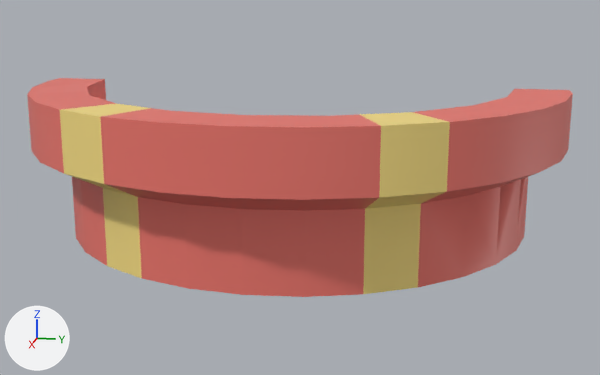
Renders of the FBX model metroid-UNITY(vrtk)/Assets/Resources/br-m-pipe-orangeA.fbx from each side of a commit.
Both versions are drawn from a 50 mm camera at (7.942, 0.588, 2.851) aimed at (5.454, 0.091, 2.229). Lighting does not change. The marker at lower left points along +X, +Y and +Z. Where no turn or scale is listed for an object, it has been applied to the vertices. Vertices at the same position are counted once.

Objects in the first picture: 'pipeA_orange_m'.
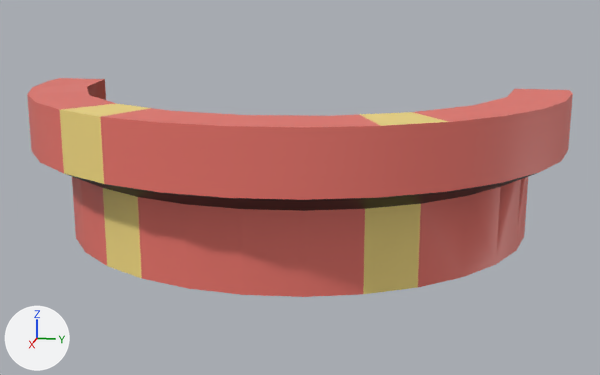
What changed in the scene script:
```text
Add mat_z_solid_black:
    mat_z_solid_black = principled_material('z_solid_black')
    mat_z_solid_black.base_color = (0.0, 0.0, 0.0)  # black #000000
Add mat_z_solid_red:
    mat_z_solid_red = principled_material('z_solid_red')
    mat_z_solid_red.base_color = (0.486, 0.0314, 0.0)  # orange #b93200
Change me_mesh:
    where me_mesh.from_pydata(...)  # 149 vertices, 294 faces; spans x -0.5..0.44, y -0.93..0.93, z 0.0..0.5
    used by ob_pipea_orange_m; location = (5.5, 0.0, 2.0)
    me_mesh part 1: 21 of the faces centred in x -0.5..0.39, y -0.29..0.89, z 0.27..0.33 switch from mat_z_solid_red1 (red #ec766c) to mat_z_solid_black (black #000000)
    me_mesh part 2: 30 of the faces centred in x -0.47..0.24, y -0.75..0.75, z 0.42..0.46 switch from mat_z_solid_red1 (red #ec766c) to mat_z_solid_red (orange #b93200)
    me_mesh part 3: all 2 faces centred in x 0.29..0.32, y 0.44..0.49, z 0.37..0.44 switch from mat_z_solid_orange2 (yellow #f7de83) to mat_z_solid_red1 (red #ec766c)
    me_mesh part 4: all 4 faces centred in x 0.22..0.28, y -0.45..0.47, z 0.27..0.29 switch from mat_z_solid_orange2 (yellow #f7de83) to mat_z_solid_black (black #000000)
```

Boxes [x1, y1, x2, y2] around the edits, measured in the pictures (600 x 375 px):
part 1 of me_mesh, recoloured
    both: [106, 173, 536, 211]
part 2 of me_mesh, recoloured
    both: [87, 79, 106, 100]
part 3 of me_mesh, recoloured
    both: [379, 122, 450, 197]
part 4 of me_mesh, recoloured
    both: [66, 174, 445, 209]
